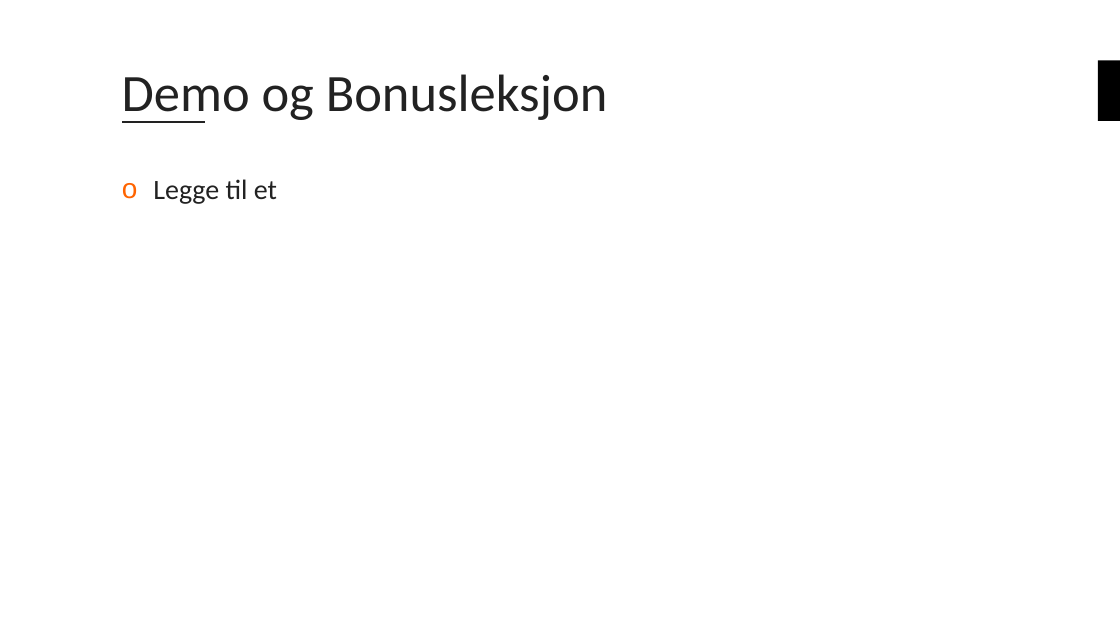
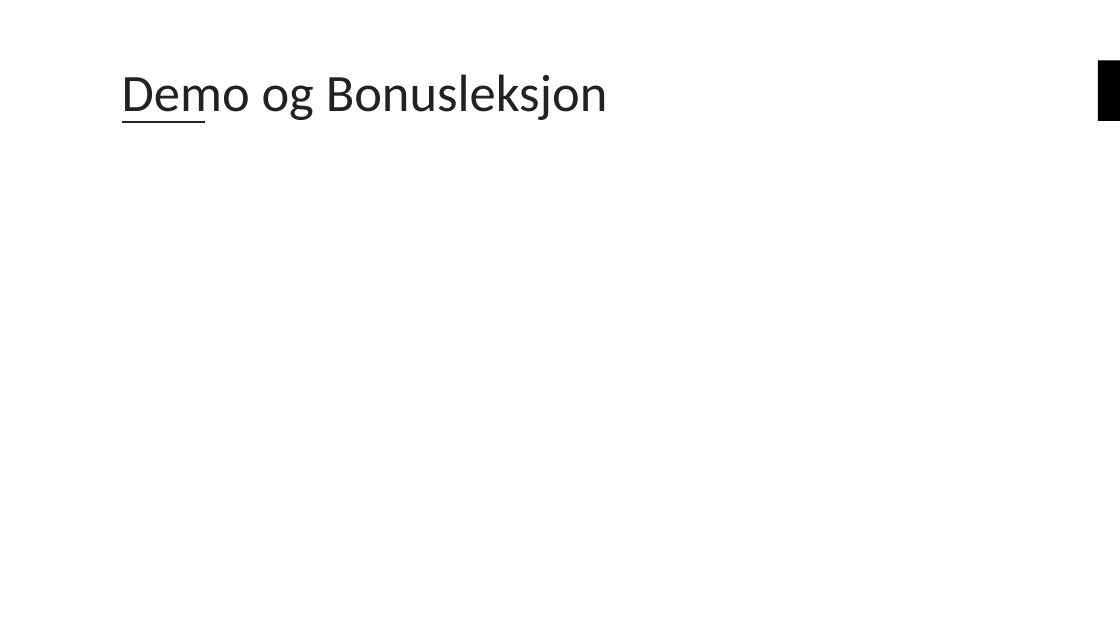
Before and after one commit to bouvet/azure-workshops, a slide deck: slide 24 of Workshop_3/Presentasjon/Azureskolen-Workshop#3.pptx. Drawn at 1120x630 pixels with LibreOffice and Linux fonts; fonts in the diff are those of the drawing; background and template pictures are left out. Boxes give left, top, right and bottom in pixels: in the first picture for what was removed or moved away, otherwise in the second. Text is boxed around its words. In the diff, an @@ line names an element or a change of style, - is before the commit and + after.

```diff
--- a/Workshop_3/Presentasjon/Azureskolen-Workshop#3.pptx
+++ b/Workshop_3/Presentasjon/Azureskolen-Workshop#3.pptx
@@ text removed at (x1=153, y1=179, x2=277, y2=204) @@
-o Legge til et
```
Also in this commit, not shown: 7 other slides changed.
